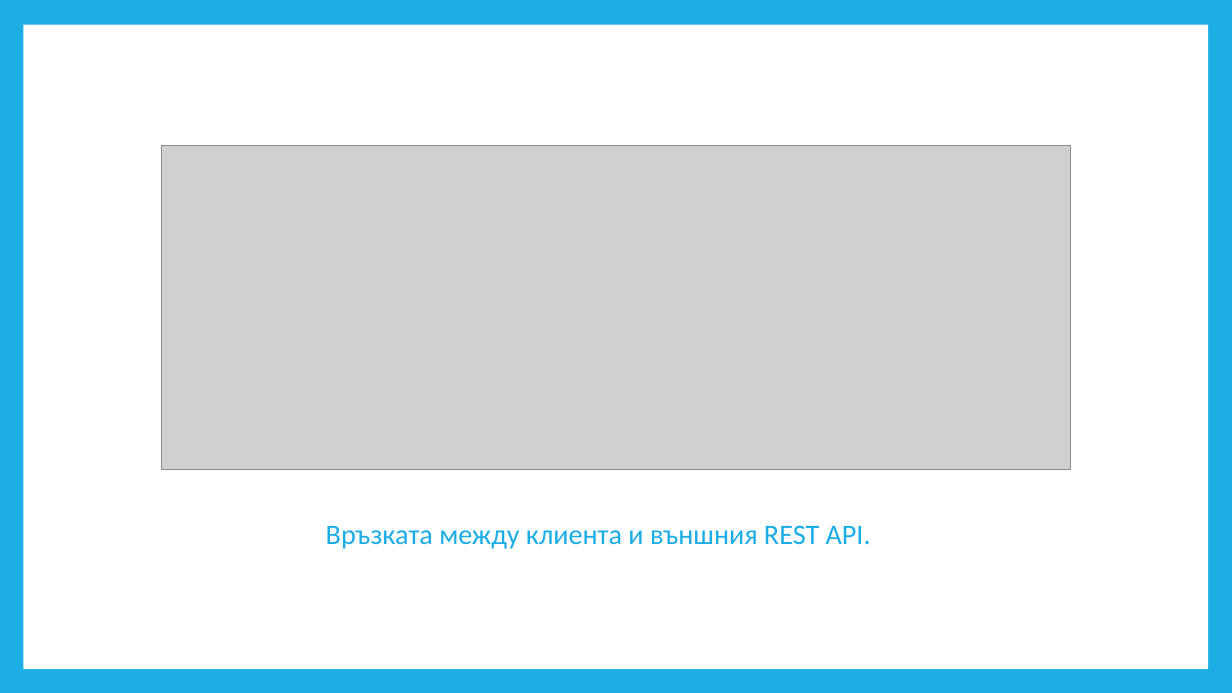
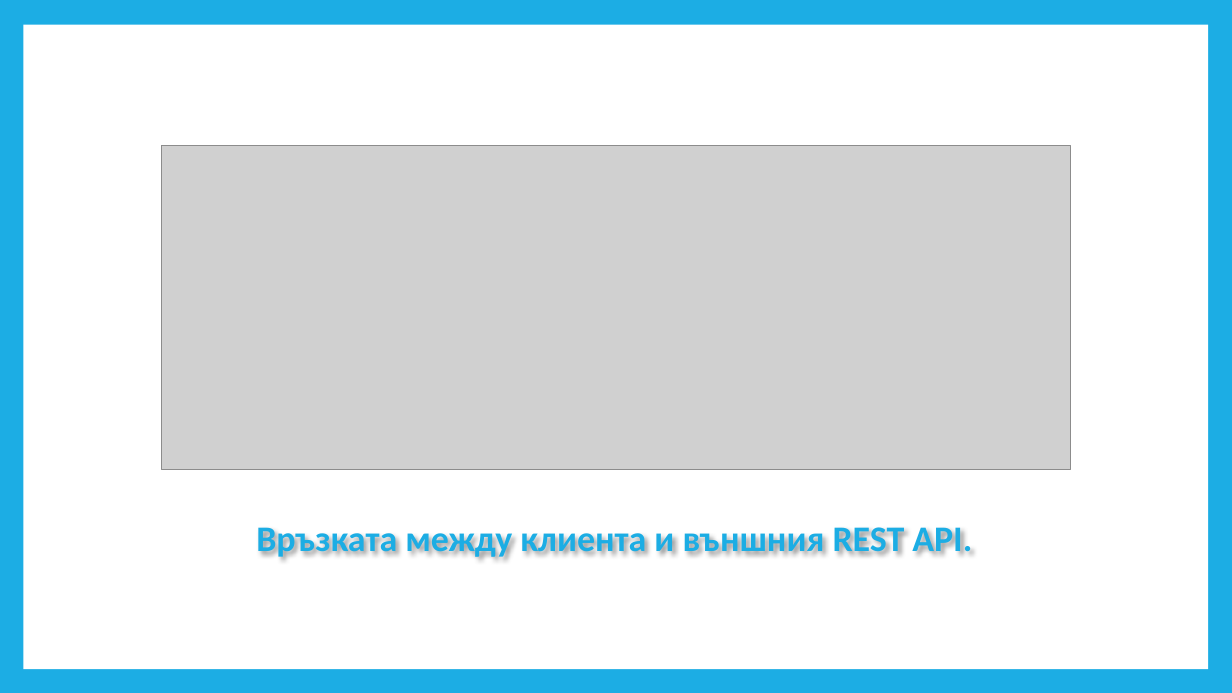
Before and after one commit to pgee-dzi2024/Theme_2505, a slide deck: slide 3 of dr/Защита- дипломен проект.pptx. Drawn at 1232x693 pixels with LibreOffice and Linux fonts; fonts in the diff are those of the drawing; grey boxes stand for pictures. Boxes give left, top, right and bottom in pixels: in the first picture for what was removed or moved away, otherwise in the second. Text is boxed around its words. In the diff, an @@ line names an element or a change of style, - is before the commit and + after.

```diff
--- a/dr/Защита- дипломен проект.pptx
+++ b/dr/Защита- дипломен проект.pptx
@@ text "Връзката между клиента и външния ...": place and size @@
-text "Връзката между клиента и външния ..." at [326,525,871,549]
+text "Връзката между клиента и външния ..." at [256,521,972,560]
@@ text "Връзката между клиента и външния ..." at [256,521,972,560]: size 22 to 28 pt, bold on; alignment left to centre @@
```
Also in this commit, not shown: 3 other slides changed, 1 slide added, 1 slide removed, 2 other files.
